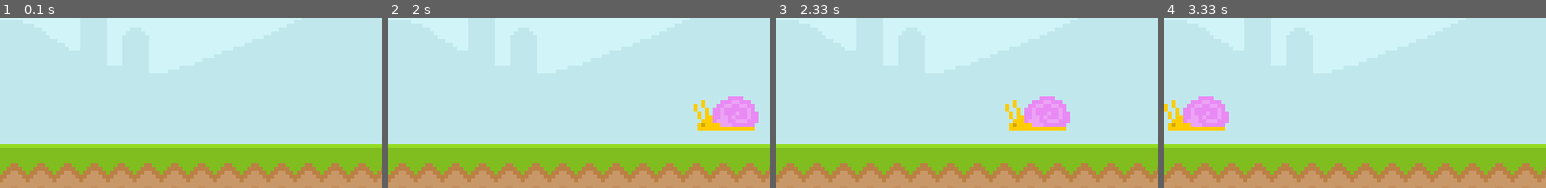
Above: before the commit, frames 1-4 (left to right).
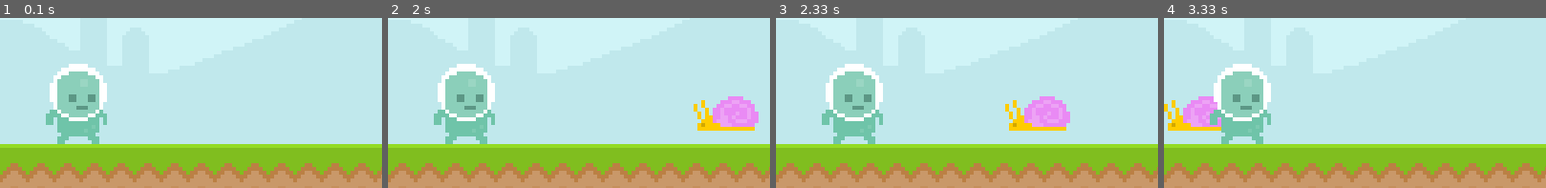
Above: after the commit, the same moments.

Repository: dennis-adrian/learing_pygame
Game: pygame game, started from main.py
The game is run twice, just before and just after one commit, with the same random seed, the same clock (stepped at 60 frames per second) and the same inputs.
Inputs:
- Up to frame 1 (0.1 s): no input
- Up to frame 2 (2 s): no input
- Up to frame 3 (2.33 s): no input
- Up to frame 4 (3.33 s): no input
The pictures show only the part of the screen within x 0-50%, y 35-85%; the shares and areas given below are measured in that part.

The runs differ from the first frame. In frame 1, 5.6% of the frame differs, in the area x 12-28%, y 26-75%; in frame 2, 5.6%; in frame 3, 5.6%; in frame 4, 5.6%.

Commit message:
Add player surface wrapped in rectangle object for better positioning

Diff:
--- a/main.py
+++ b/main.py
@@ -28,6 +28,11 @@
 # creating an image that will be animated
 snail_surface = pygame.image.load(SNAIL).convert_alpha()
 snail_x_pos = SNAIL_INITIAL_X_POS
+# creating a player surface with its rect object
+player_surface = pygame.image.load(PLAYER).convert_alpha()
+# get_rect() is a method that takes the surface of the object and draws a rectangle around it
+# and in order to position the rectangle we can use any of the available points
+player_rect = player_surface.get_rect(midbottom=(80, GROUND_X_POS))
 
 while True:
     # inside this loop we're going to draw all our elements
@@ -47,11 +52,13 @@
     # now we want to display our surface on the screen
     # blit stands for block image transfer and it's just a fancy way to say we want to put one surface on top of another
     screen.blit(sky_surface, (0, 0))
-    screen.blit(ground_surface, (0, 300))
+    screen.blit(ground_surface, (0, GROUND_X_POS))
     screen.blit(text_surface, (300, 50))
     snail_x_pos -= SNAIL_MOVE_SPEED
     if snail_x_pos <= -100: snail_x_pos = SNAIL_INITIAL_X_POS
     screen.blit(snail_surface, (snail_x_pos, 250))
+    # since we have a rectangle for the player_surface we can use that to position it on the screen
+    screen.blit(player_surface, player_rect)
 
     # we update the display at the end of the loop so that any changes made are reflected on the screen
     pygame.display.update()
--- a/utils/constants.py
+++ b/utils/constants.py
@@ -2,9 +2,11 @@
 FPS = 60
 SNAIL_INITIAL_X_POS = 800
 SNAIL_MOVE_SPEED = 4
+GROUND_X_POS = 300
 
 # Assets paths
 SKY = "assets/graphics/Sky.png"
 GROUND = "assets/graphics/ground.png"
 FONT_TYPE = "assets/font/Pixeltype.ttf"
 SNAIL = "assets/graphics/snail/snail1.png"
+PLAYER = "assets/graphics/player/player_walk_1.png"
